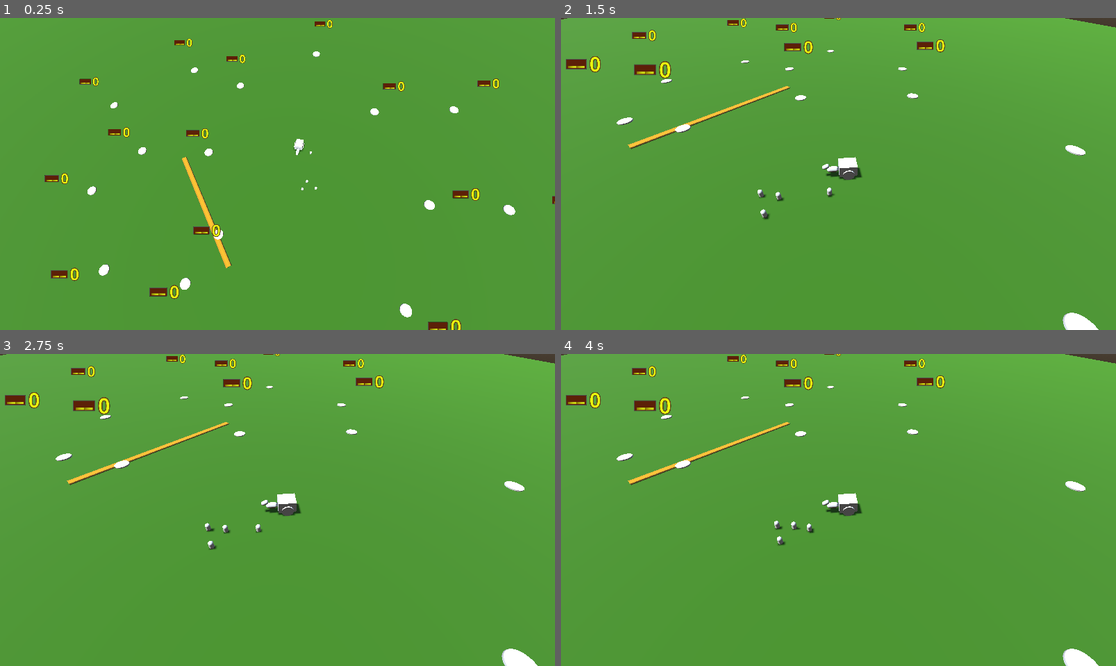
Above: before the commit, frames 1-4 (two rows, left to right).
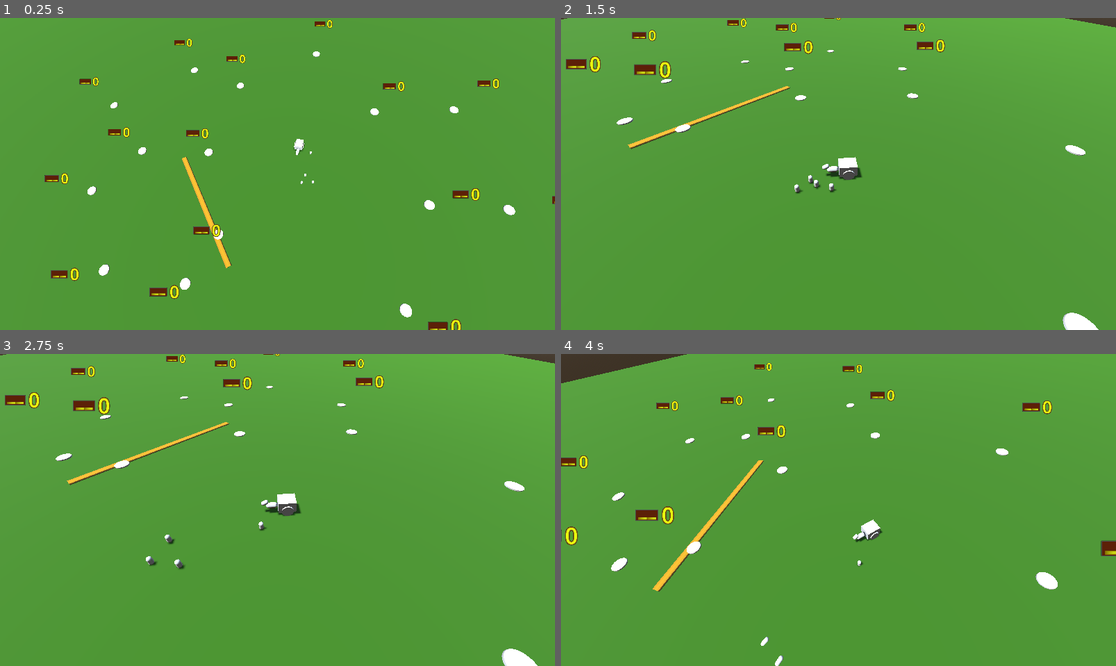
Above: after the commit, the same moments.

Repository: squirrelsoftcompany/LD58
Game: Godot game, scene res://scene/SceneTestSynack.tscn
Two runs of this game, one before a commit and one after it. Both use one fixed random seed, a clock stepped at 60 frames per second and the inputs below. This scene is started directly instead of the project's main scene.
Inputs (mouse positions are in pixels of both pictures, inside the frame that each line leads up to):
- Up to frame 1 (0.25 s): no input
- Up to frame 2 (1.5 s): tap Enter (ui_accept) at 0.5, 0.77 s; move the mouse to (960, 158) at 0.52 s; click (960, 158) at 0.67 s; move the mouse to (727, 189) at 1.27 s; click (727, 189) at 1.42 s
- Up to frame 3 (2.75 s): tap Enter (ui_accept) at 1.52 s; move the mouse to (333, 441) at 2.02 s; click (333, 441) at 2.17 s
- Up to frame 4 (4 s): move the mouse to (810, 572) at 2.77 s; click (810, 572) at 2.92 s; tap Enter (ui_accept) at 3.02, 3.77 s; move the mouse to (1005, 556) at 3.52 s; click (1005, 556) at 3.67 s

The runs differ from the first frame. In frame 1, less than 0.1% of the frame differs, in the area x 54-58%, y 49-56%; in frame 2, 0.2%; in frame 3, 0.2%; in frame 4, 6.2%, in the area x 0-100%, y 0-100%.
Error in both runs: Invalid access to property or key 'position' on a base object of type 'null instance'. (res://Scripts/Places/road.gd:20)

Commit message:
Be careful ! Ambush is now a reality !

Diff:
--- a/Scripts/Autoload/EventHolder.gd
+++ b/Scripts/Autoload/EventHolder.gd
@@ -17,3 +17,5 @@
 signal reward_received(rewards: Dictionary)
 @warning_ignore("unused_signal")
 signal startAmbush(nb_bandit : int)
+@warning_ignore("unused_signal")
+signal endAmbush()
--- a/Scripts/ambush.gd
+++ b/Scripts/ambush.gd
@@ -1,4 +1,5 @@
 extends Node
+class_name Ambush
 
 enum AmbushState {INIT,START,RUNNING,END}
 
@@ -78,12 +79,7 @@
 	# Return camera to original view
 	var tween = create_tween()
 	tween.tween_property(camera, "global_transform", original_cam_transform, camera_move_duration)
-	#Delete bandit
-	for bandit in bandits_list:
-		bandit.queue_free()
-	bandits_list.clear()
-	#Delete ambush
-	queue_free()
+	tween.tween_callback(_camera_replaced)
 
 func _focus_camera_on_ambush():
 	var caravan_transform = caravan.global_transform
@@ -99,3 +95,12 @@
 
 	var tween = create_tween()
 	tween.tween_property(camera, "global_transform", final_transform, camera_move_duration)
+
+func _camera_replaced():
+	#Delete bandit
+	for bandit in bandits_list:
+		bandit.queue_free()
+	bandits_list.clear()
+	#Delete ambush
+	GlobalEventHolder.emit_signal("endAmbush")
+	queue_free()
--- a/Scripts/bandit.gd
+++ b/Scripts/bandit.gd
@@ -83,7 +83,7 @@
 	if has_loot and target_caravan:
 		var pos = global_transform.origin
 		var caravan_pos = target_caravan.global_transform.origin
-		if (pos - caravan_pos).length() > 100.0:
+		if (pos - caravan_pos).length() > 10.0:
 			die()
 
 func close_to_caravan() -> bool:
--- a/Scripts/caravan.gd
+++ b/Scripts/caravan.gd
@@ -6,6 +6,7 @@
 var movement_tween : Tween
 var gold : int = 0
 var guard : Array[Guard]
+var ambushed : bool = false
 
 @export var capital : Node3D
 @export var food : int = 10
@@ -15,14 +16,28 @@
 	GlobalEventHolder.turnEnd.connect(_move)
 	GlobalEventHolder.loopStart.emit() ## TODO game bootup sequence
 	GlobalEventHolder.connect("reward_received", Callable(self, "_on_reward_received"))
+	GlobalEventHolder.connect("endAmbush", Callable(self, "_on_endAmbush"))
 	print("TODO: caravan still starts the loop")
 
 func _move(x:Place):
 	next_zone = x
 	look_at(next_zone.position)
+
+	var bandits_on_path = generateAmbush(current_zone,next_zone)
+	var next_pos
+	var start = global_position
+	var end = next_zone.global_position
+
 	movement_tween = create_tween()
-	movement_tween.tween_property(self,"position",next_zone.position,0.5)
-	movement_tween.tween_callback(_move_done)
+	if bandits_on_path > 0:
+		next_pos = start.lerp(end, 0.5)
+		movement_tween.tween_property(self,"position",next_pos,0.5)
+		movement_tween.tween_callback(Callable(self, "_half_move_done").bind(bandits_on_path))
+	else:
+		next_pos = next_zone.position
+		movement_tween.tween_property(self,"position",next_pos,0.5)
+		movement_tween.tween_callback(_move_done)
+
 
 func _move_done():
 	current_zone = next_zone
@@ -34,6 +49,13 @@
 		gold = 0
 		GlobalEventHolder.loopStart.emit()
 	GlobalEventHolder.turnStart.emit(current_zone)
+
+func _half_move_done(bandits_on_path : int):
+	if bandits_on_path > 0:
+		var ambush_instance : Ambush = load("res://scene/ambush.tscn").instantiate()
+		if ambush_instance:
+			add_child(ambush_instance)
+			GlobalEventHolder.emit_signal("startAmbush", bandits_on_path)
 
 func _on_reward_received(rewards: Dictionary) -> void:
 	for resource_name in rewards.keys():
@@ -51,5 +73,35 @@
 			_:
 				push_warning("Unknown reward type: %s" % resource_name)
 
+func _on_endAmbush():
+	#Go to next pos
+	movement_tween = create_tween()
+	movement_tween.tween_property(self,"position",next_zone.global_position,0.5)
+	movement_tween.tween_callback(_move_done)
+	ambushed = false
+
 func get_guards() -> Array[Guard]:
 	return guard
+
+func generateAmbush(p_current_zone: Place,p_next_zone: Place) -> int:
+	var current_crimerate
+	var next_crimerate
+	if not p_current_zone:
+		current_crimerate = 0
+	else:
+		current_crimerate = p_current_zone.crimeRate
+	if not p_next_zone:
+		next_crimerate = 0
+	else:
+		next_crimerate = p_next_zone.crimeRate
+
+	var path_crimerate = (current_crimerate + next_crimerate)/2
+	print("path crimerate : ",path_crimerate)
+	var nb_bandit
+	if path_crimerate < 15:
+		nb_bandit = 0
+	else:
+		path_crimerate = max(path_crimerate - (randi() % 16),0)
+		var mapped = (path_crimerate - 20) / (100 - 20) * 7 + 1
+		nb_bandit = int(clamp(round(mapped), 1, 8))
+	return nb_bandit
--- a/scene/bandit.tscn
+++ b/scene/bandit.tscn
@@ -12,7 +12,7 @@
 [node name="Bandit" type="Node3D" groups=["bandit"]]
 script = ExtResource("1_1t8un")
 pv = 50
-speed = 0.4
+speed = 4.0
 
 [node name="Body" type="MeshInstance3D" parent="."]
 transform = Transform3D(1, 0, 0, 0, 1, 0, 0, 0, 1, 0, 0.3, 0)
